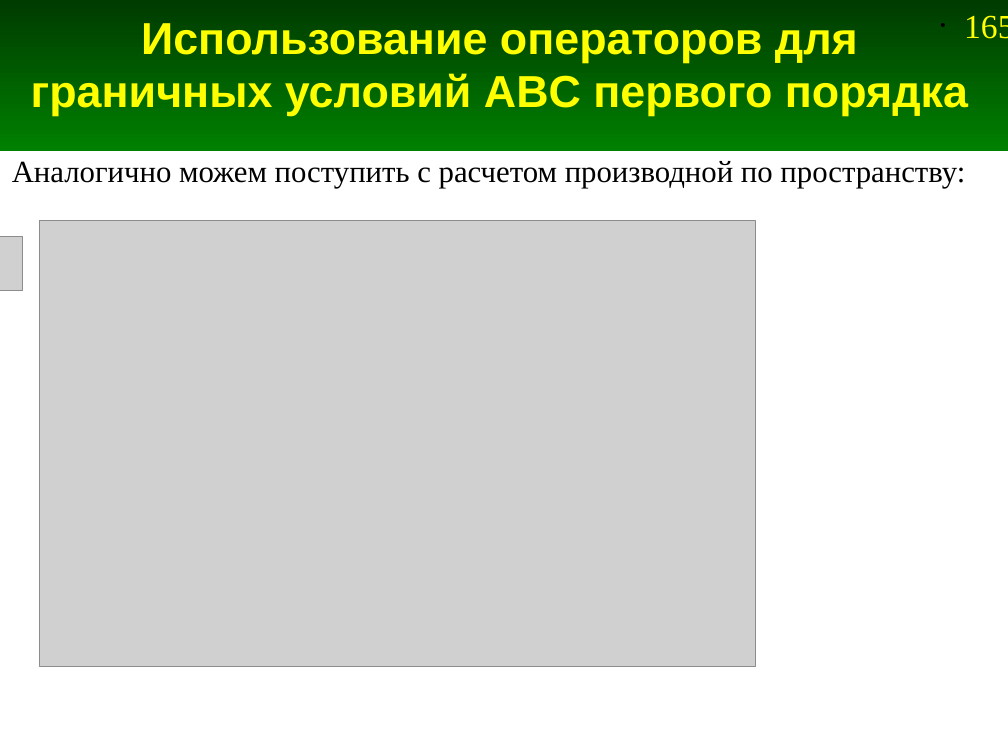
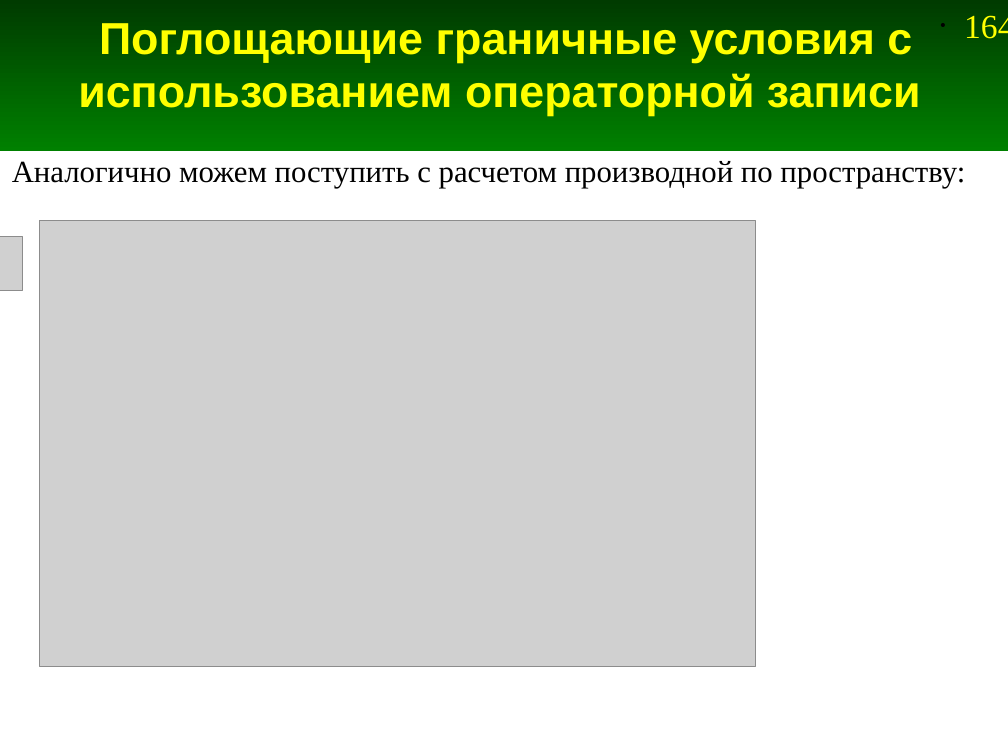
Before and after one commit to andris0147sv/modelling, a slide deck: slide 164 of presentations/2. FDTD.odp (slide 165 before the commit). Drawn at 1008x756 pixels with LibreOffice and Linux fonts; fonts in the diff are those of the drawing; grey boxes stand for pictures. Boxes give left, top, right and bottom in pixels: in the first picture for what was removed or moved away, otherwise in the second. Text is boxed around its words. In the diff, an @@ line names an element or a change of style, - is before the commit and + after.

```diff
--- a/presentations/2. FDTD.odp
+++ b/presentations/2. FDTD.odp
@@ title at (78, 23, 921, 116): text changed @@
-Использование операторов для граничных условий ABC первого порядка
+Поглощающие граничные условия с использованием операторной записи
@@ page number at (964, 15, 1008, 39): text changed @@
-• 165
+• 164
```
Also in this commit, not shown: 6 other slides changed, 1 slide added, 4 slides removed, 6 other files.
